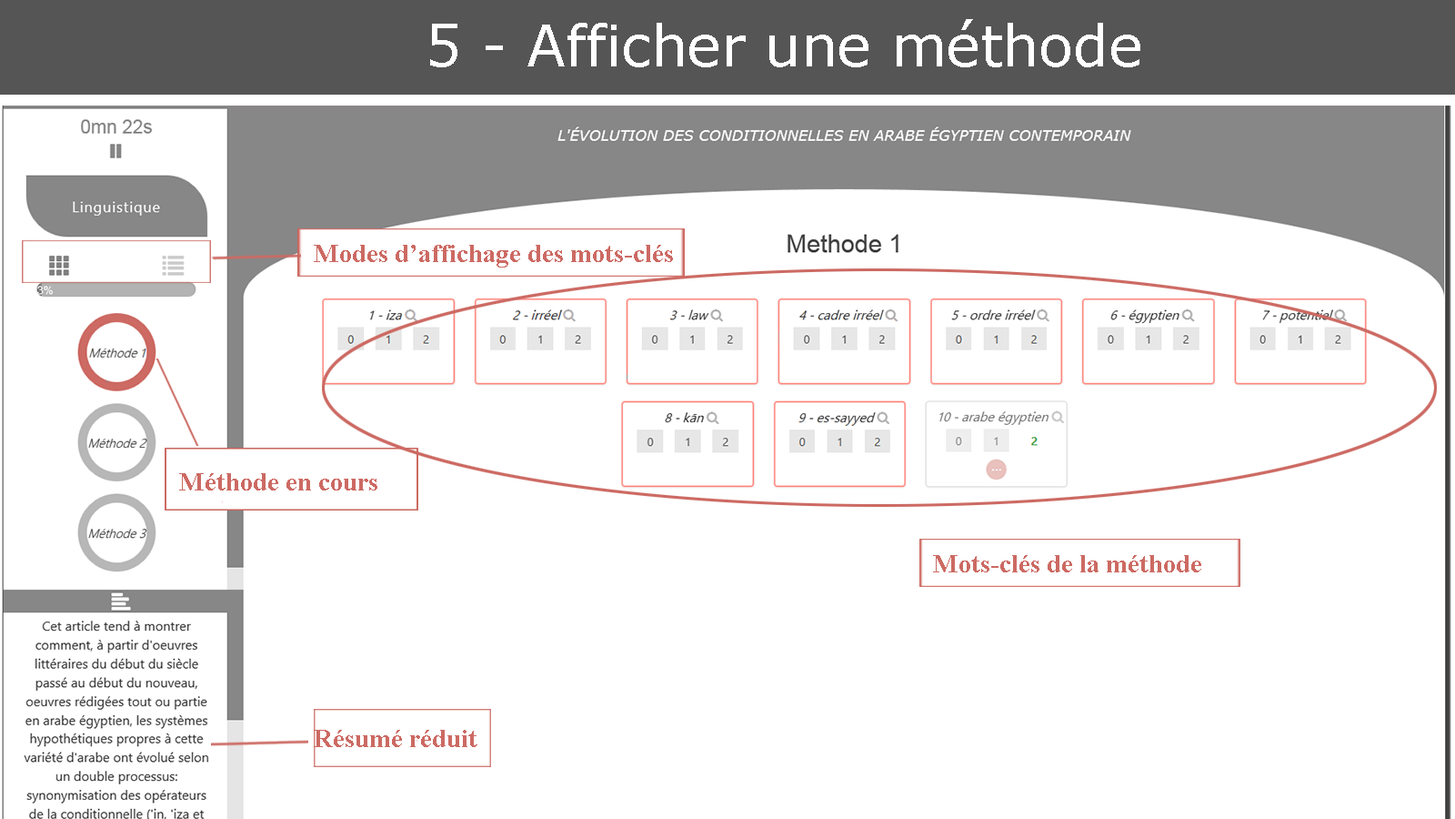
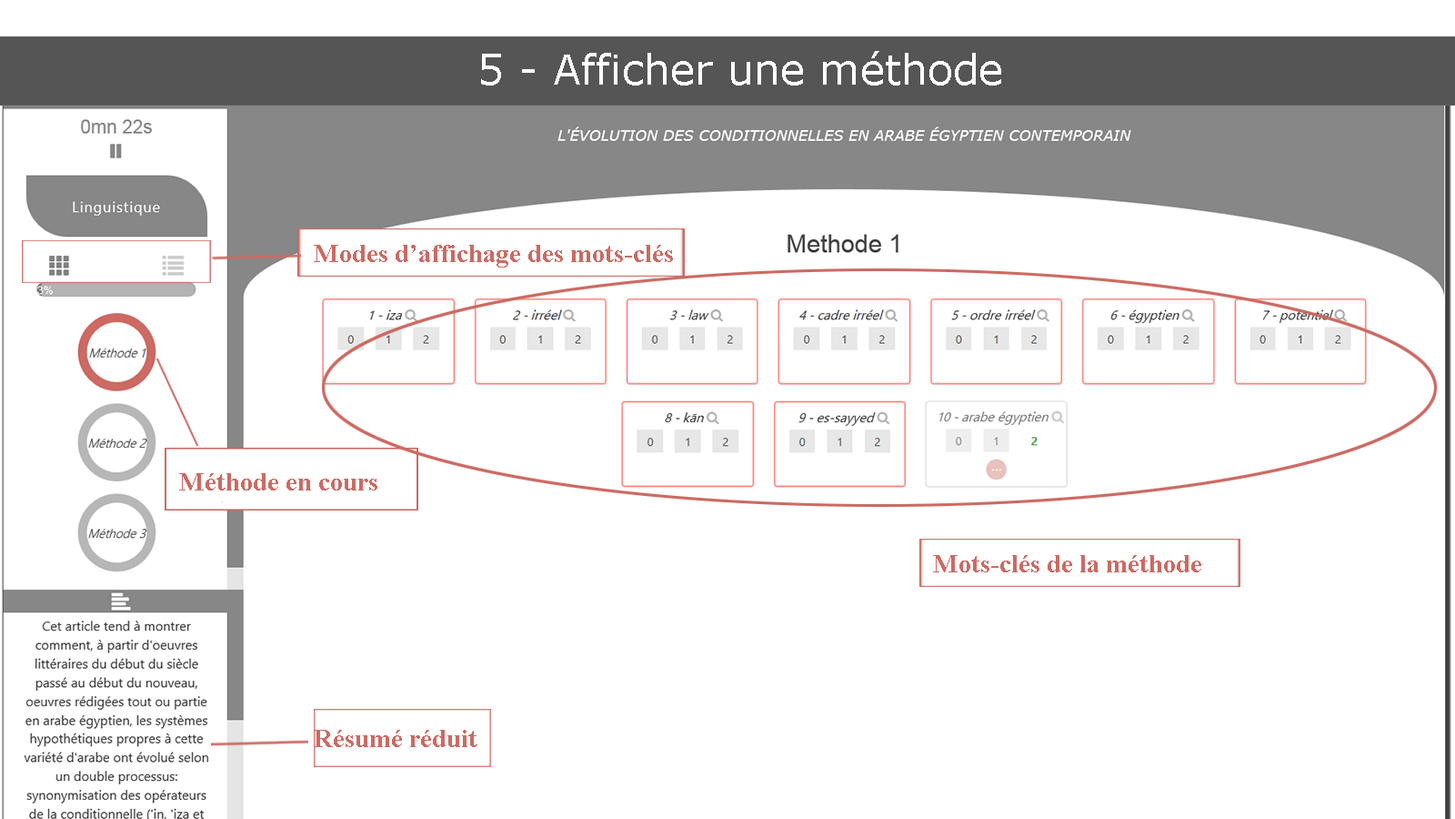
The second 1455×819 image is a revision of the first. Changes to its layers:
painted on "5 - Afficher une méthode" over bbox(430, 19, 1141, 86)
painted on "Calque 1" over bbox(0, 0, 1455, 106)
